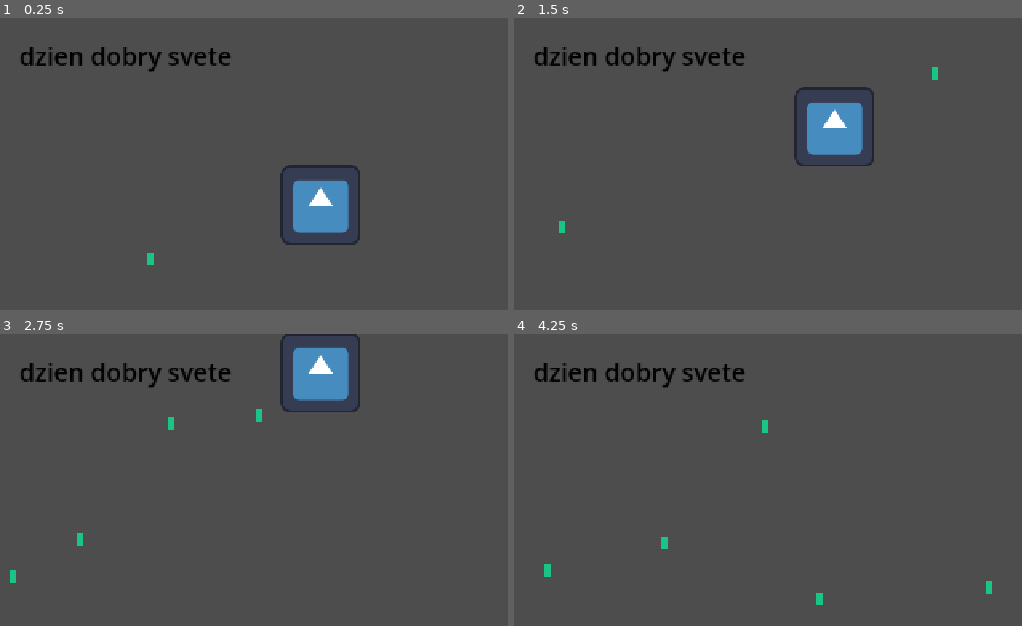
Above: before the commit, frames 1-4 (two rows, left to right).
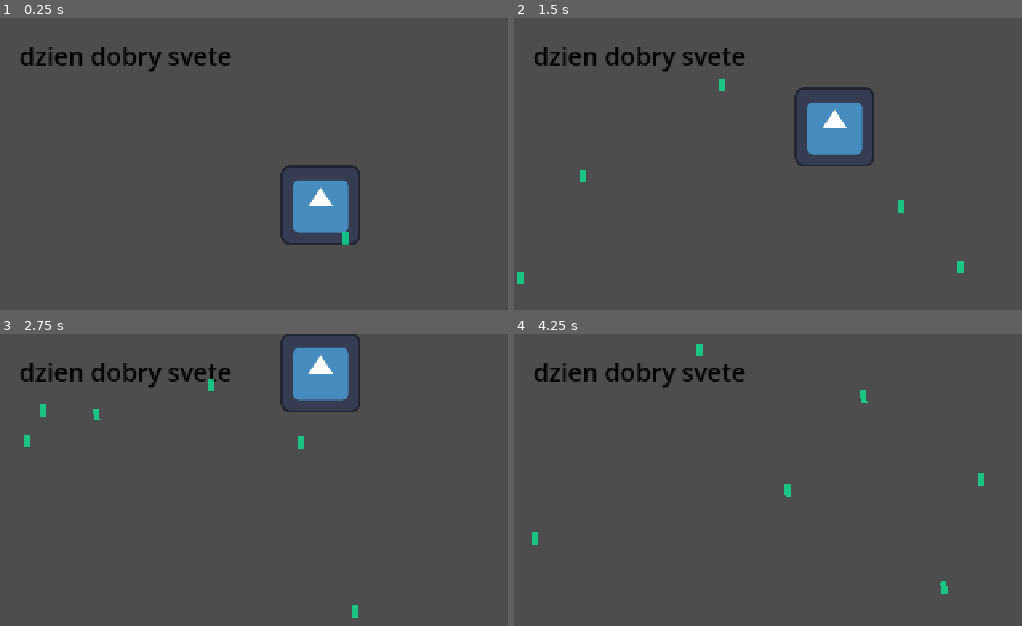
Above: after the commit, the same moments.

Repository: Matuush/gmtk2026
Game: Godot game, scene res://scenes/main.tscn
The game is run twice, just before and just after one commit, with the same random seed, the same clock (stepped at 60 frames per second) and the same inputs. The engine's default icon, where the game draws it, is replaced by a stand-in: a white triangle on a blue panel in a dark square.
Inputs (mouse positions are in pixels of both pictures, inside the frame that each line leads up to):
- Up to frame 1 (0.25 s): no input
- Up to frame 2 (1.5 s): move the mouse to (outside the picture) at 0.52 s; hold Up (ui_up) 0.53-1.28 s; click (outside the picture) at 0.6 s; move the mouse to (752, 266) at 1.27 s; click (752, 266) at 1.35 s
- Up to frame 3 (2.75 s): move the mouse to (477, 459) at 2.02 s; hold Up (ui_up) from 2.03 s (still down); click (477, 459) at 2.1 s
- Up to frame 4 (4.25 s): move the mouse to (outside the picture) at 2.77 s; click (outside the picture) at 2.85 s; move the mouse to (outside the picture) at 3.52 s; release Up (ui_up) at 3.53 s; click (outside the picture) at 3.6 s

The runs differ from the first frame. In frame 1, 0.1% of the frame differs, in the area x 28-69%, y 73-85%; in frame 2, 0.4%; in frame 3, 0.5%; in frame 4, 0.6%, in the area x 3-95%, y 3-93%.

Commit message:
correct implementation of die

Diff:
--- a/scenes/game/game.gd
+++ b/scenes/game/game.gd
@@ -1,10 +1,10 @@
-extends Node2D
+class_name game extends Node2D
 
-var AMOEBA_LIMIT : int = 20
+var AMOEBA_LIMIT : int = 6
 
 var my_time : float = 0.0
-var enemies : Array = []
-var killers : Array = []
+static var enemies : Array = []
+static var killers : Array = []
 var window_size : Vector2 = DisplayServer.window_get_size()
 @export var amoeba_scene : PackedScene
 @export var sanitizer_scene : PackedScene
--- a/scenes/game/game.tscn
+++ b/scenes/game/game.tscn
@@ -31,11 +31,8 @@
 texture = ExtResource("1_7h61r")
 script = ExtResource("2_0sr1o")
 
-[node name="Amoeba" parent="." unique_id=1900628124 instance=ExtResource("4_kelw5")]
-position = Vector2(235, 369)
-
 [node name="SpawnTimer" type="Timer" parent="." unique_id=1733036146]
-wait_time = 0.5
+wait_time = 0.2
 autostart = true
 
 [connection signal="timeout" from="SpawnTimer" to="." method="_on_spawn_timer_timeout"]
--- a/scenes/game/killers/sanitizer.gd
+++ b/scenes/game/killers/sanitizer.gd
@@ -15,6 +15,5 @@
 
 func _on_body_entered(body: Node2D) -> void:
 	print("Body: ", body.position, "entered the sanitizer arr")
-	var body_parent = body.get_parent()
-	body_parent.remove_child(body)
-	body.queue_free()
+	if is_instance_of(body, amoeba):
+		body.die()
--- a/scenes/game/organisms/amoeba.gd
+++ b/scenes/game/organisms/amoeba.gd
@@ -2,7 +2,7 @@
 
 var window_size : Vector2 = DisplayServer.window_get_size()
 var social_factor : float
-var acceleration_factor : float = 5
+var acceleration_factor : float = 1
 var max_health : float
 var multiplication_rate : float
 var BORDER_DELTA : float = 10
@@ -12,6 +12,12 @@
 var health : float
 
 func die() -> void:
+	var index = game.enemies.find($".")
+	game.enemies.remove_at(index)
+	var parent_scene = get_parent()
+	parent_scene.remove_child($".")
+	queue_free()
+	print("Index: ", index)
 	pass
 
 func _init() -> void:
